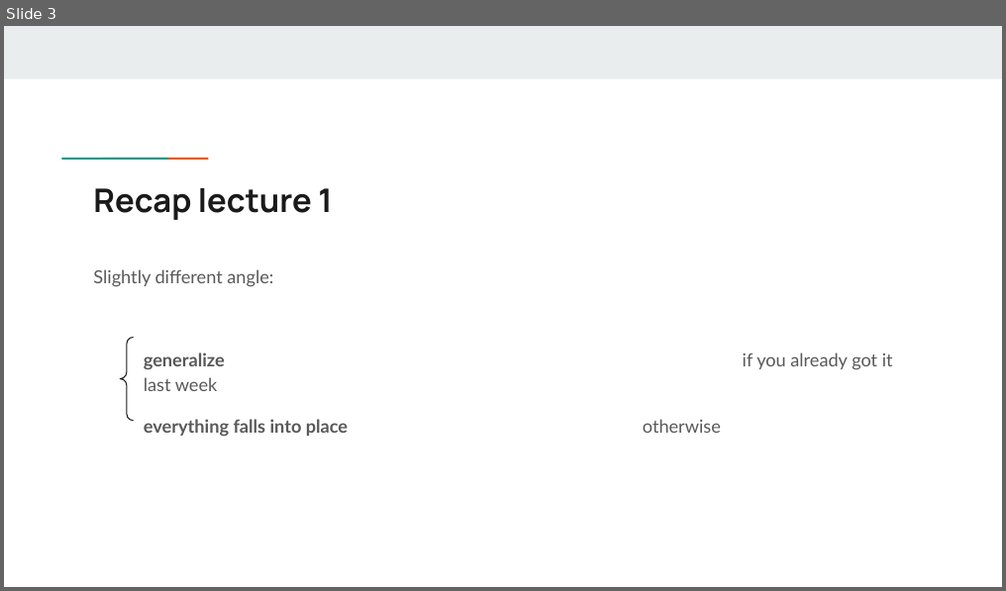
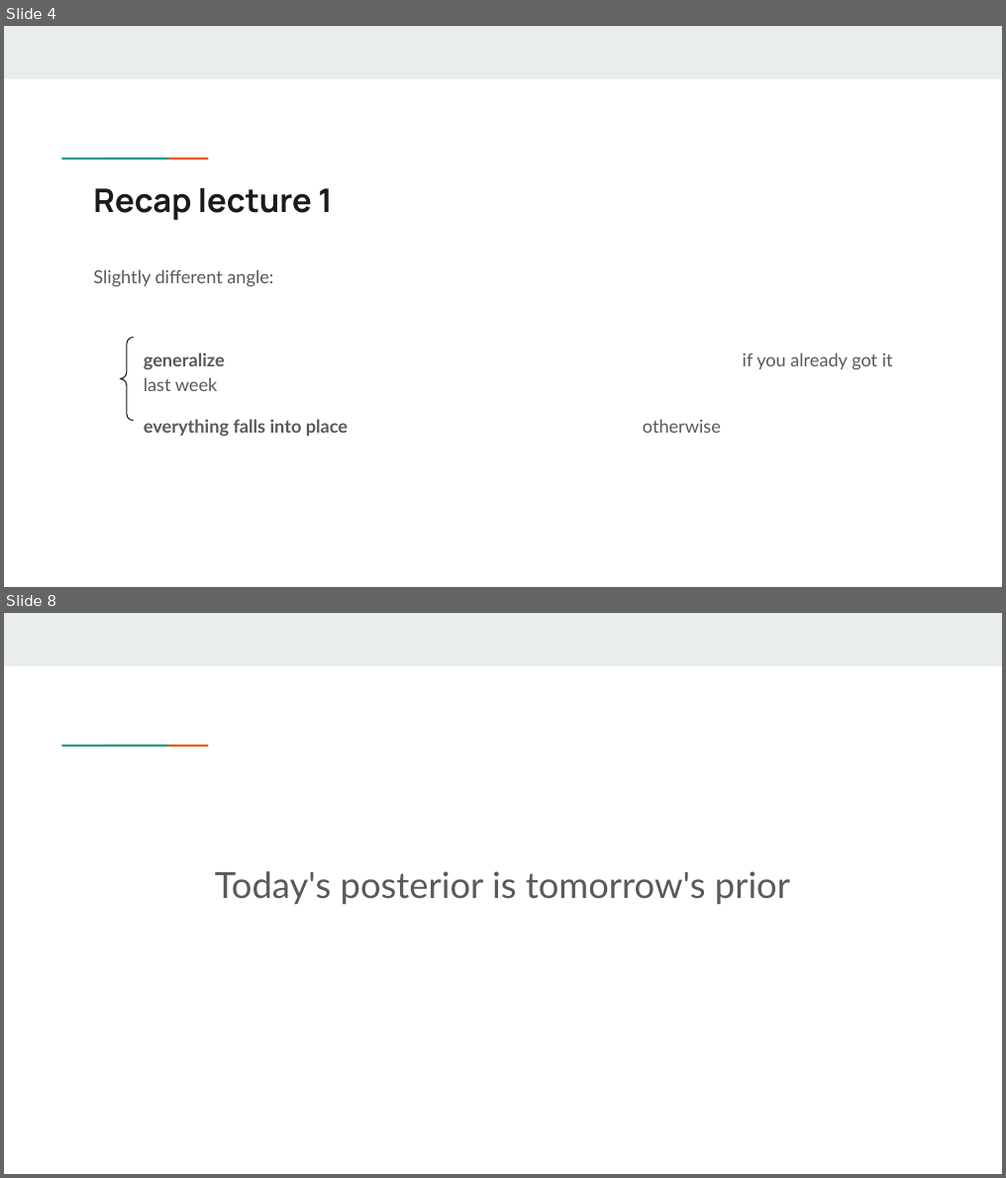
Before and after one commit to rikhuijzer/BayesianAssignment.jl, a slide deck: presentation/Bayesian assignment.pptx. Shown one above the other, each under a label of ours: slide 3 before the commit, slides 4 and 8 after it; the slides between them are not shown. The pictures are 1006x591 and 1006x1178 pixels, drawn with LibreOffice and Linux fonts; fonts in the diff are those of the drawing. Boxes give left, top, right and bottom in pixels: in the first picture for what was removed or moved away, otherwise in the second. Text is boxed around its words. In the diff, an @@ line names an element or a change of style, - is before the commit and + after.

```diff
--- a/presentation/Bayesian assignment.pptx
+++ b/presentation/Bayesian assignment.pptx
@@ slide 8 added at [4, 613, 1002, 1174], background #FFFFFF; not listed: 3 template elements that a slide beside it also shows @@
@@ text added at [215, 871, 790, 904], 26 pt, text #595959 @@
+Today's posterior is tomorrow's prior
@@ what was slide 3 is now slide 4 @@
```
Also in this commit, not shown: 13 slides changed, 13 other slides added, 4 slides removed.
